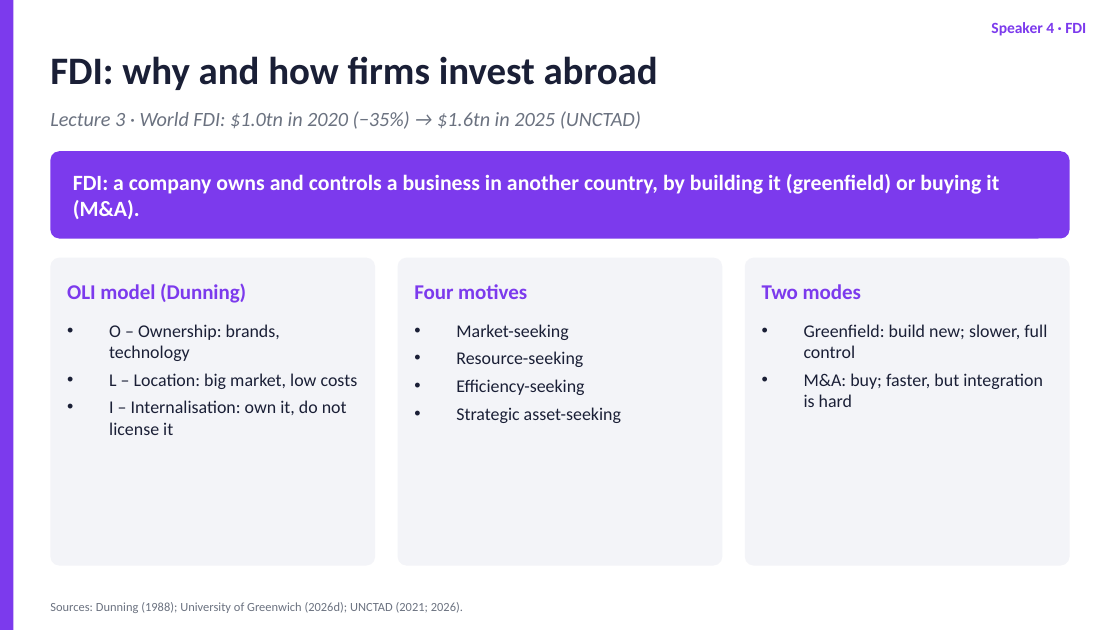
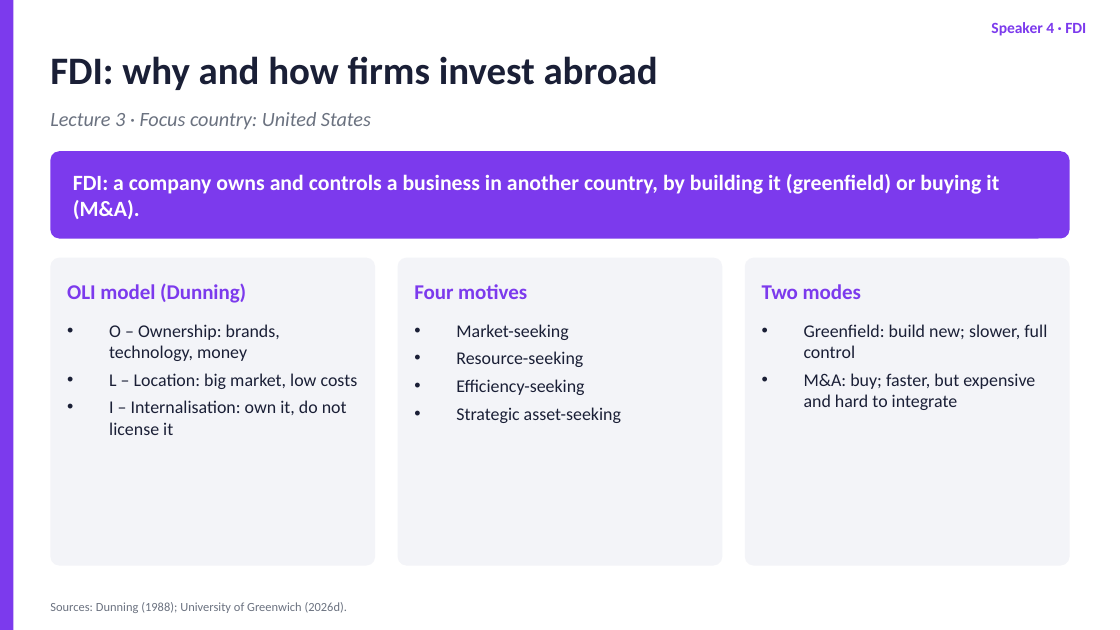
Before and after one commit to dollar3651314/mymba, a slide deck: slide 10 of content/busi1763/files/Unilever_Group_EN.pptx. Drawn at 1120x630 pixels with LibreOffice and Linux fonts; fonts in the diff are those of the drawing. Boxes give left, top, right and bottom in pixels: in the first picture for what was removed or moved away, otherwise in the second. Text is boxed around its words. In the diff, an @@ line names an element or a change of style, - is before the commit and + after.

```diff
--- a/content/busi1763/files/Unilever_Group_EN.pptx
+++ b/content/busi1763/files/Unilever_Group_EN.pptx
@@ text at (50,112,371,129): text changed @@
-Lecture 3 · World FDI: $1.0tn in 2020 (−35%) → $1.6tn in 2025 (UNCTAD)
+Lecture 3 · Focus country: United States
@@ text at (109,324,280,361): text changed @@
-• O – Ownership: brands, technology
+• O – Ownership: brands, technology, money
@@ text at (804,373,1035,410): text changed @@
-• M&A: buy; faster, but integration is hard
+• M&A: buy; faster, but expensive and hard to integrate
@@ text at (50,602,348,613): text changed @@
-Sources: Dunning (1988); University of Greenwich (2026d); UNCTAD (2021; 2026).
+Sources: Dunning (1988); University of Greenwich (2026d).
```
Also in this commit, not shown: 5 other slides changed, 1 slide added, 1 slide removed, 37 other files.
